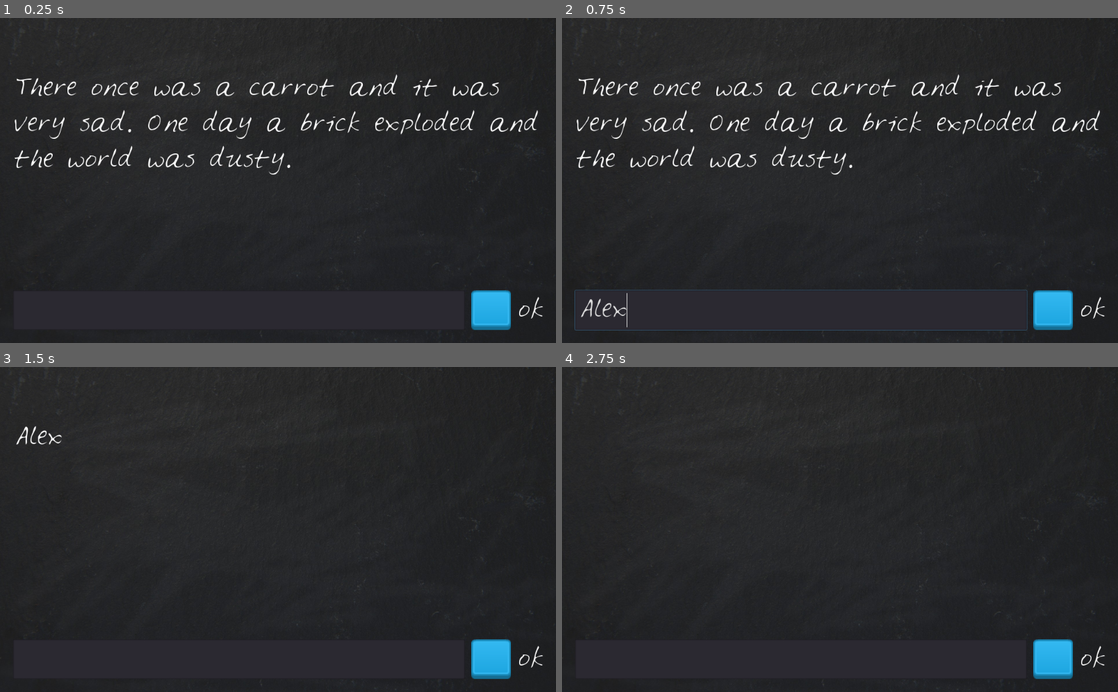
Above: before the commit, frames 1-4 (two rows, left to right).
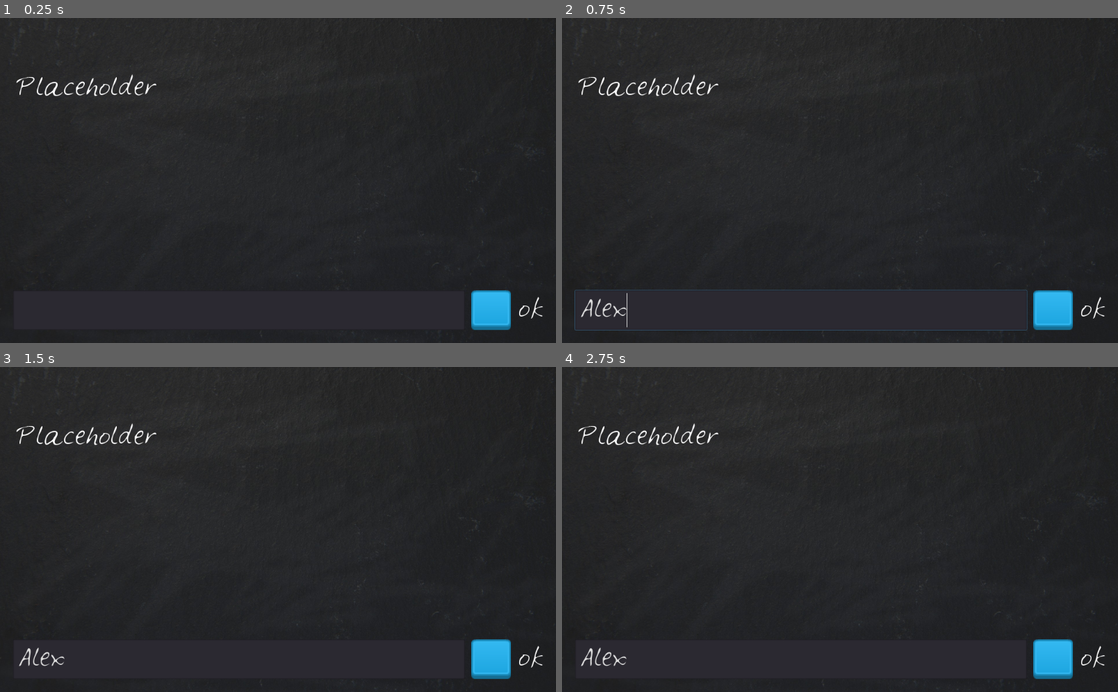
Above: after the commit, the same moments.

Repository: gamedev-journey/GDTV_Loony_Lips2020
Game: Godot game, scene res://LoonyLips.tscn
Two runs of this game, one before a commit and one after it. Both use one fixed random seed, a clock stepped at 60 frames per second and the inputs below.
Inputs (mouse positions are in pixels of both pictures, inside the frame that each line leads up to):
- Up to frame 1 (0.25 s): no input
- Up to frame 2 (0.75 s): click (801, 310) at 0.52 s; type "Alex" at 0.6 s
- Up to frame 3 (1.5 s): click (489, 659) at 1.25 s
- Up to frame 4 (2.75 s): click (1051, 659) at 2 s

The runs differ from the first frame. In frame 1, 2.9% of the frame differs, in the area x 2-97%, y 17-49%; in frame 2, 2.9%; in frame 3, 0.6%; in frame 4, 0.5%.
Error after the commit: Parse Error: Error parsing expression, misplaced: '\n' (res://LoonyLips.gd:9)

Commit message:
EoL20
end of lecture 20

Diff:
--- a/LoonyLips.gd
+++ b/LoonyLips.gd
@@ -2,24 +2,63 @@
 
 onready var displayText = get_node("VBoxContainer/DisplayText")
 onready var playerText = get_node("VBoxContainer/HBoxContainer/PlayerText")
+onready var buttonText = get_node("VBoxContainer/HBoxContainer/Label")
+
+var player_words = []
+var template =
+var current_story
+
 
 func _ready():
-	var prompts = ["carrot", "sad", "brick", "dusty"]
-	var story = "There once was a %s and it was very %s. One day a %s exploded and the world was %s."
-	var final = (story % prompts)
-
-	displayText.text = final
+	pick_current_story()
+	displayText.text = current_story.intro
+	check_player_words_length()
+	playerText.grab_focus()
 
 
 func _on_PlayerText_text_entered(new_text):
-	update_DisplyText(new_text)
+	add_to_player_words()
+
 
 
 func _on_TextureButton_pressed():
-	var words = playerText.text
-	update_DisplyText(words)
+	if is_story_done():
+		get_tree().reload_current_scene()
+	else:
+		add_to_player_words()
 
 
-func update_DisplyText(words):
+func add_to_player_words():
+	player_words.append(playerText.text)
+	displayText.text = ""
 	playerText.clear()
-	displayText.text = words
+	check_player_words_length()
+
+
+func is_story_done():
+	return player_words.size() == current_story.prompts.size()
+
+
+func check_player_words_length():
+	if is_story_done():
+		tell_story()
+	else:
+		prompt_player()
+
+
+func tell_story():
+	displayText.text = current_story.story % player_words
+	end_game()
+
+
+func prompt_player():
+	displayText.text += "May I have " + current_story.prompts[player_words.size()] + " please?"
+
+
+func end_game():
+	playerText.queue_free()
+	buttonText.text = "Play again?"
+
+func pick_current_story():
+	randomize()
+	current_story = template[randi() % template.size()]
--- a/LoonyLips.tscn
+++ b/LoonyLips.tscn
@@ -53,6 +53,7 @@
 margin_right = 976.0
 margin_bottom = 552.0
 custom_constants/separation = 12
+alignment = 1
 
 [node name="PlayerText" type="LineEdit" parent="VBoxContainer/HBoxContainer"]
 margin_right = 832.0
--- /dev/null
+++ b/stories.json
@@ -0,0 +1,12 @@
+[
+	{
+		"intro" : "Welcome to Looney Lips a fun word game.\n\n",
+		"prompts" : ["a thing", "a feeling", "another thing", "describing word"],
+		"story" : "There once was a %s and it was very %s. One day a %s exploded and the world was %s."
+	},
+	{
+		"intro" : "Welcome to Looney Lips a fun word game.\n\n",
+		"prompts" : ["a thing", "another thing", "a describing word", "a colour"],
+		"story" : "One day a %s walked along the road holding a %s. The weather was %s but the sky was %s"
+	}
+]
